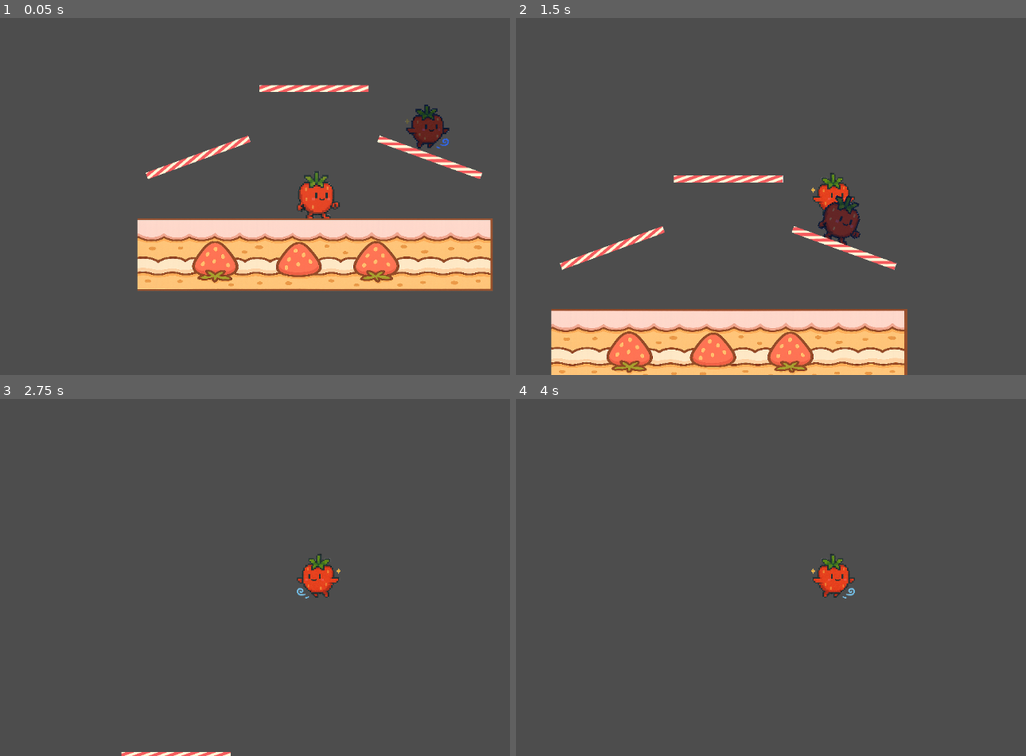
Above: before the commit, frames 1-4 (two rows, left to right).
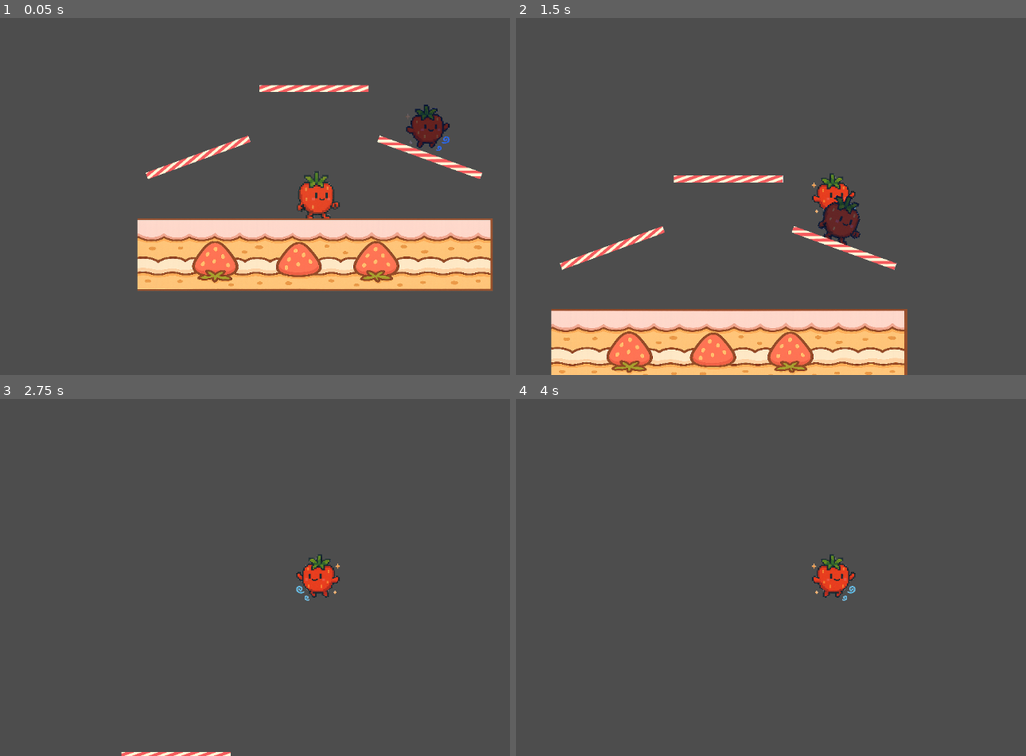
Above: after the commit, the same moments.

Repository: ktarrant/shortcake
Game: Godot game, scene res://scenes/main/Main.tscn
Same seed, same stepped clock (60 frames per second), same inputs: the game is played once before the commit and once after it.
Inputs:
- Up to frame 1 (0.05 s): no input
- Up to frame 2 (1.5 s): tap Enter at 0.5 s; hold Up (jump) 0.53-1.28 s; hold Right (move_right) from 0.53 s (still down); tap Up (jump) at 1.35 s
- Up to frame 3 (2.75 s): tap Up (jump) at 1.52, 1.82 s; release Right (move_right) at 2.03 s; hold Left (move_left) from 2.03 s (still down); hold Up (jump) from 2.03 s (still down)
- Up to frame 4 (4 s): release Left (move_left) at 2.78 s; release Up (jump) at 2.78 s; hold Right (move_right) from 2.78 s (still down); tap Up (jump) at 2.85, 3.02, 3.32 s; tap Space at 3.5 s; hold Up (jump) from 3.53 s (still down)

The runs differ from the first frame. In frame 1, 0.2% of the frame differs, in the area x 79-89%, y 24-38%; in frame 2, 0.2%; in frame 3, 0.3%, in the area x 58-67%, y 43-57%; in frame 4, 0.3%.

Commit message:
update air animation

Diff:
--- a/scenes/player/Player.tscn
+++ b/scenes/player/Player.tscn
@@ -1,8 +1,9 @@
-[gd_scene load_steps=10 format=3 uid="uid://dqq4w7fimk4gi"]
+[gd_scene load_steps=11 format=3 uid="uid://dqq4w7fimk4gi"]
 
 [ext_resource type="Script" uid="uid://blrxjmmfj02y3" path="res://scripts/Player.gd" id="1"]
 [ext_resource type="Texture2D" uid="uid://ci3e3idcrf8q1" path="res://assets/sprites/player/strawberry/strawberry_idle.png" id="2_tpg5x"]
 [ext_resource type="Texture2D" uid="uid://b53omdctpnvof" path="res://assets/sprites/player/strawberry/strawberry_flap.png" id="3_c3xxp"]
+[ext_resource type="Texture2D" uid="uid://1tmvnaamicdp" path="res://assets/sprites/player/strawberry/strawberry_soar.png" id="4_c3xxp"]
 [ext_resource type="Texture2D" uid="uid://b0waad5pljabm" path="res://assets/sprites/player/strawberry/strawberry_walk0.png" id="4_npwbq"]
 [ext_resource type="Texture2D" uid="uid://hix01l3vvjp6" path="res://assets/sprites/player/strawberry/strawberry_walk1.png" id="5_v42im"]
 
@@ -27,9 +28,20 @@
 "frames": [{
 "duration": 1.0,
 "texture": ExtResource("3_c3xxp")
+}, {
+"duration": 1.0,
+"texture": ExtResource("4_c3xxp")
 }],
 "loop": true,
-"name": &"jump",
+"name": &"jump_hold",
+"speed": 8.0
+}, {
+"frames": [{
+"duration": 1.0,
+"texture": ExtResource("4_c3xxp")
+}],
+"loop": true,
+"name": &"jump_release",
 "speed": 5.0
 }, {
 "frames": [{
@@ -62,7 +74,7 @@
 [node name="AnimatedSprite2D" type="AnimatedSprite2D" parent="."]
 scale = Vector2(0.2, 0.2)
 sprite_frames = SubResource("SpriteFrames_6ysni")
-animation = &"walk"
+animation = &"jump_hold"
 
 [node name="OverlapArea" type="Area2D" parent="."]
 collision_layer = 8
--- a/scripts/Player.gd
+++ b/scripts/Player.gd
@@ -108,12 +108,19 @@
 		sprite.rotation = lerp_angle(sprite.rotation, 0.0, 0.2)
 
 func update_animation():
-	if not is_on_floor():
-		sprite.play("jump")
-	elif abs(velocity.x) > 0.1:
-		sprite.play("walk")
+	if is_on_floor():
+		if abs(velocity.x) > 0.1:
+			sprite.play("walk")
+		else:
+			sprite.play("idle")
 	else:
-		sprite.play("idle")
+		if velocity.y < 0:
+			if Input.is_action_pressed("jump"):
+				sprite.play("jump_hold")
+			else:
+				sprite.play("jump_release")
+		else:
+			sprite.play("jump_release")
 
 func _on_OverlapArea_body_entered(body):
 	if body is Player and body != self:
